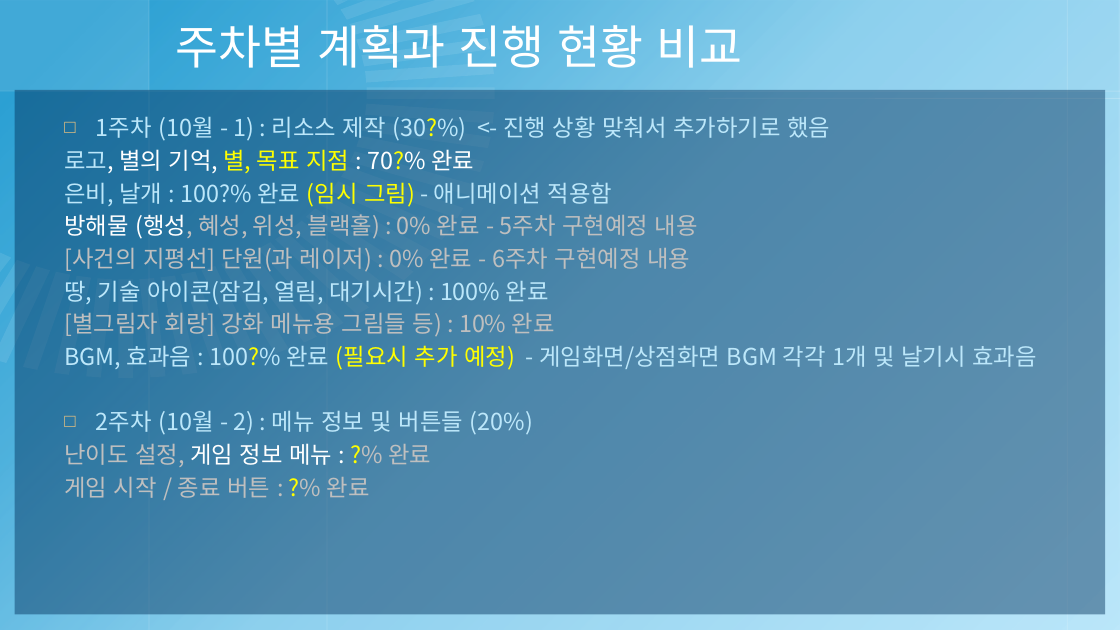
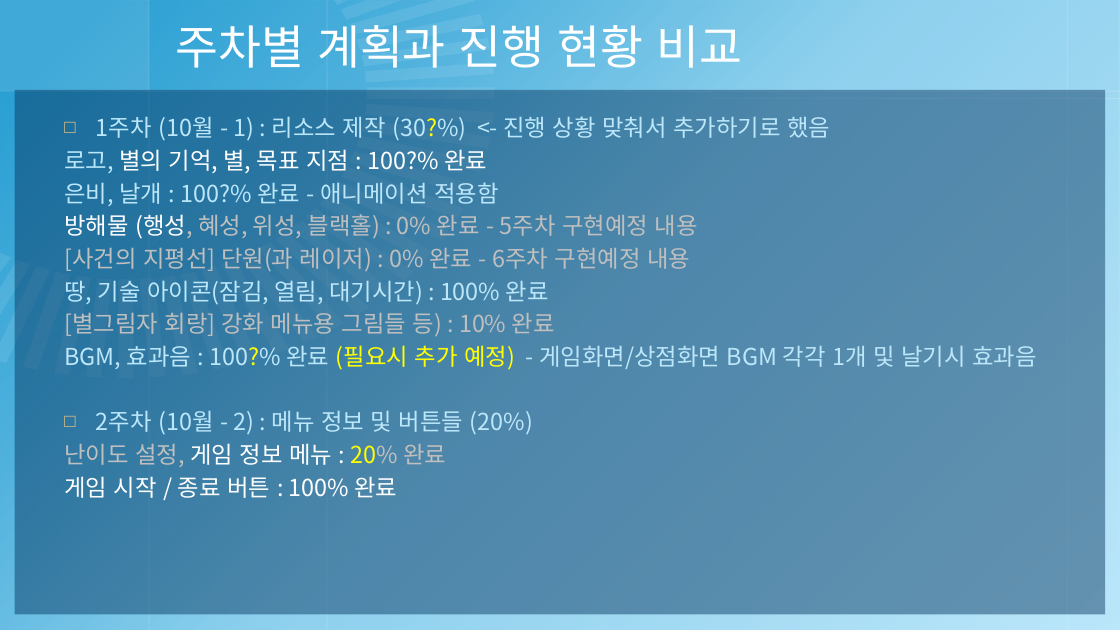
Before and after one commit to pb-wandu/2018180040_2DGP_PROJECT, a slide deck: slide 2 of 2018180040 - 2DGP 3차 발표 프레젠테이션.pptx. Drawn at 1120x630 pixels with LibreOffice and Linux fonts; fonts in the diff are those of the drawing; background and template pictures are left out. Boxes give left, top, right and bottom in pixels: in the first picture for what was removed or moved away, otherwise in the second. Text is boxed around its words. In the diff, an @@ line names an element or a change of style, - is before the commit and + after.

Commit message:
우리 버튼, 시간 정상영업합니다
시작 메뉴의 기본 버튼들 (난이도 설정 제외) 정상 작동됩니다 + 시작 메뉴 이미지 변경 / 일시정지 후 플레이어 동작이 안 되는 오류 수정 (resume부분 코드 추가) / 시간제한 작동, 시간이 다 떨어지면 메인 메뉴로 이동

```diff
--- a/2018180040 - 2DGP 3차 발표 프레젠테이션.pptx
+++ b/2018180040 - 2DGP 3차 발표 프레젠테이션.pptx
@@ text at bbox=[64, 149, 498, 206]: text changed @@
-로고, 별의 기억, 별, 목표 지점 : 70?% 완료
-은비, 날개 : 100?% 완료 (임시 그림) - 애니메이션 적용함
+로고, 별의 기억, 별, 목표 지점 : 100?% 완료
+은비, 날개 : 100?% 완료 - 애니메이션 적용함
@@ text at bbox=[64, 443, 446, 498]: text changed; text colour #BFBFBF to #FFFFFF @@
-난이도 설정, 게임 정보 메뉴 : ?% 완료
-게임 시작 / 종료 버튼 : ?% 완료
+난이도 설정, 게임 정보 메뉴 : 20% 완료
+게임 시작 / 종료 버튼 : 100% 완료
```
Also in this commit, not shown: 3 other slides changed, 10 other files.
